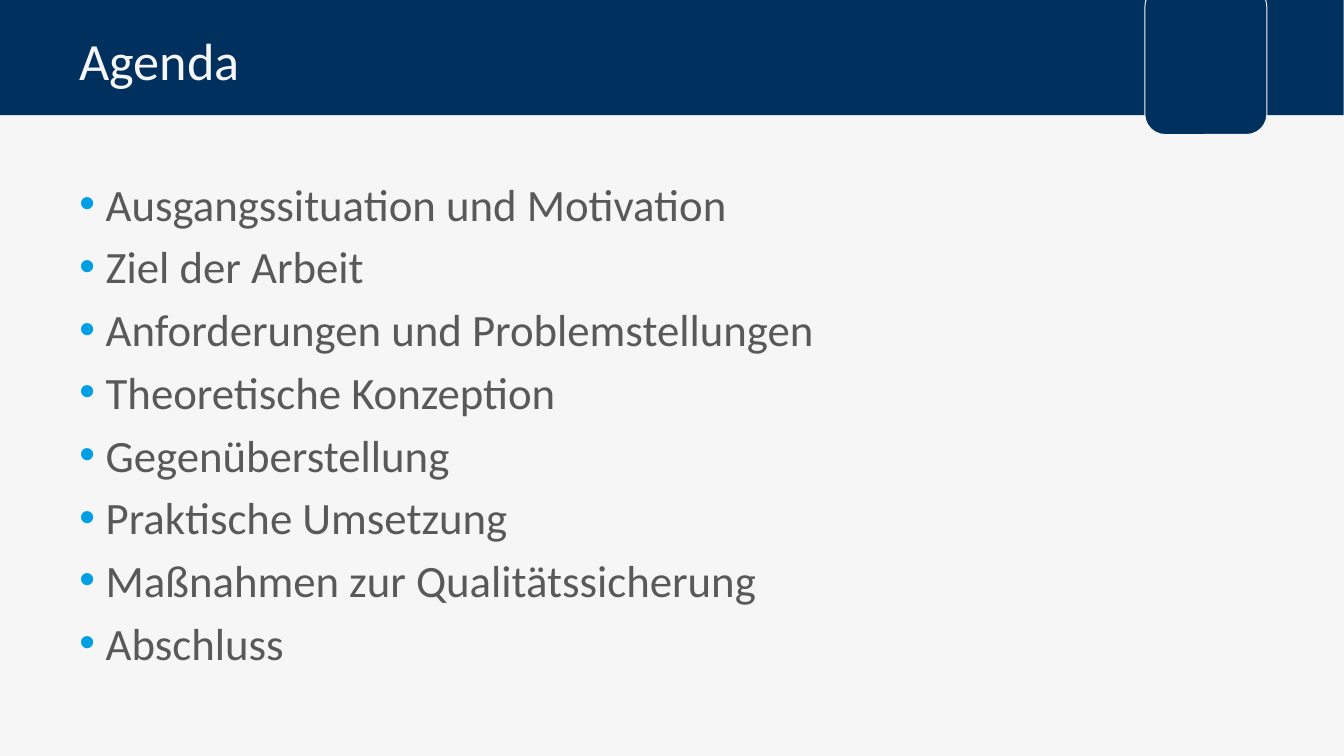
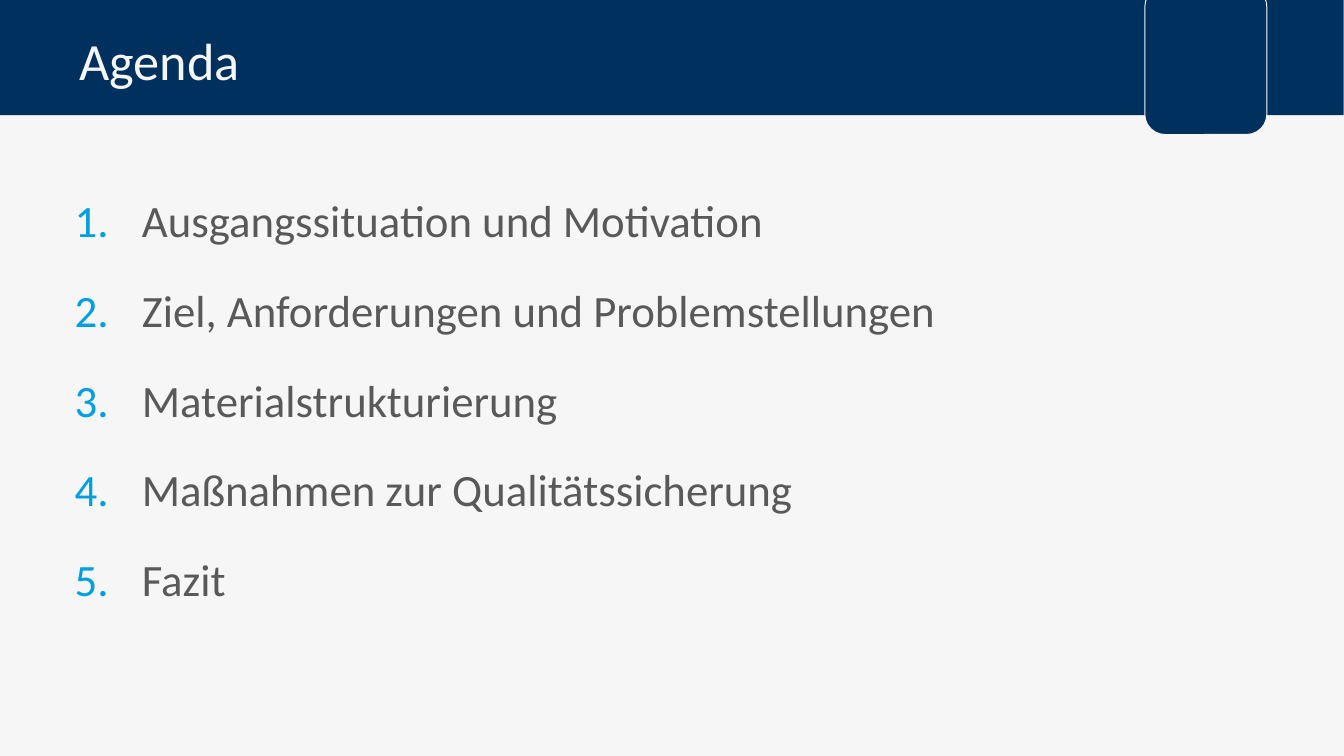
Before and after one commit to FlowBYRN/BaMaterialStandartisation, a slide deck: slide 5 of documents/Verteidigung.pptx (slide 3 before the commit). Drawn at 1344x756 pixels with LibreOffice and Linux fonts; fonts in the diff are those of the drawing; background and template pictures are left out. Boxes give left, top, right and bottom in pixels: in the first picture for what was removed or moved away, otherwise in the second. Text is boxed around its words. In the diff, an @@ line names an element or a change of style, - is before the commit and + after.

Commit message:
Presentation updated

```diff
--- a/documents/Verteidigung.pptx
+++ b/documents/Verteidigung.pptx
@@ text "Ausgangssituation und Motivation": place and size @@
-text "Ausgangssituation und Motivation" at bbox=[106, 190, 813, 661]
+text "Ausgangssituation und Motivation" at bbox=[142, 206, 934, 597]
@@ text at bbox=[142, 206, 792, 514]: bullet • to 1.; line spacing 1 to 1.5 @@
@@ text at bbox=[142, 296, 934, 425]: text changed @@
-• Ziel der Arbeit
-• Anforderungen und Problemstellungen
-• Theoretische Konzeption
-• Gegenüberstellung
-• Praktische Umsetzung
+2. Ziel, Anforderungen und Problemstellungen
+3. Materialstrukturierung
@@ text at bbox=[142, 565, 226, 597]: text changed @@
-• Abschluss
+5. Fazit
```
Also in this commit, not shown: 13 other slides changed, 22 slides added, 14 slides removed, 1 other file.
